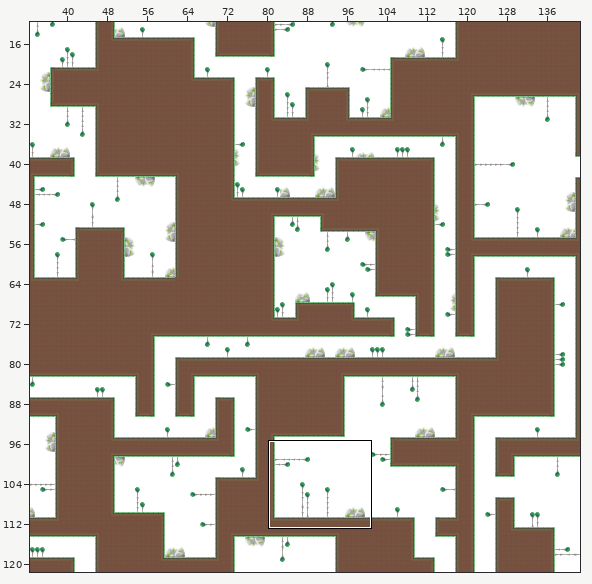
Level history. Tiled map (JSON): src/assets/map/map.json. Above, an overview of the earlier version with the close-up marked.
Close-up. The starting point:
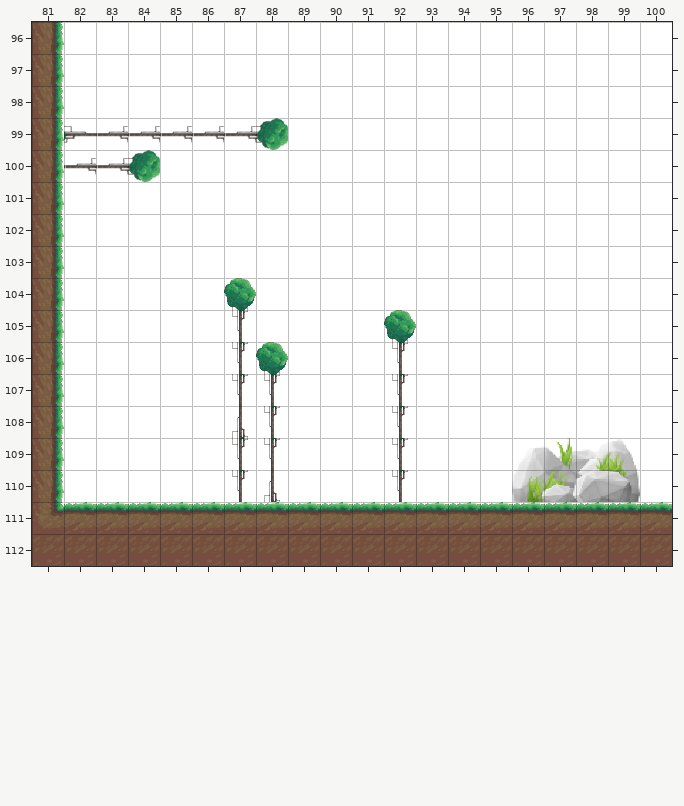
Cells are 45x45 px. Shown: x 81..100, y 96..112. The commit also changed other parts of the map, which this record leaves out.
Once edited:
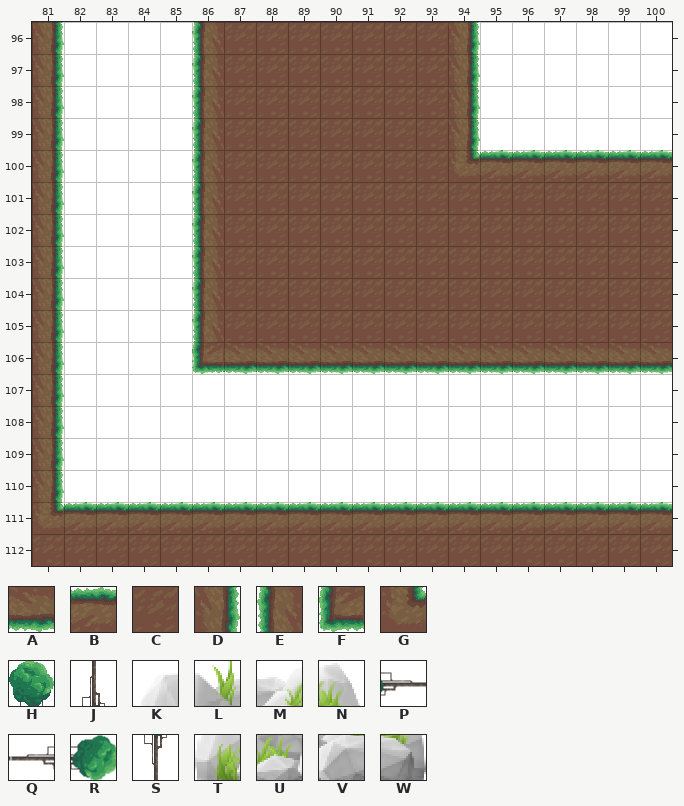
Key: from "tileset": A 0, B 1, C 2, D 3, E 4, F 8, G 9, H 13, J 14, K 19, L 20, M 21, N 22, P 28, Q 29, R 30, S 32, T 38, U 39, V 40, W 41.
_ is an empty cell, . an unchanged one.
What changed:
--- layer "Layer 1"
@@ x 82..100 @@
- 96 ...._________......
- 97 ...._________......
- 98 ...._________......
- 99 PQQQQQR______......
-100 QQR._______________
-101 ...._______________
-102 ...._______________
-103 ...._______________
-104 ...._H_____________
-105 ...._S____H________
-106 ...._SH___S________
-107 .....SS...S........
-108 .....JS...S........
-109 .....SS...S...KLMN.
-110 .....SJ...S...TUVW.
+ 96 ....ECCCCCCCD......
+ 97 ....ECCCCCCCD......
+ 98 ....ECCCCCCCD......
+ 99 ____ECCCCCCCD......
+100 ___.ECCCCCCCGBBBBBB
+101 ....ECCCCCCCCCCCCCC
+102 ....ECCCCCCCCCCCCCC
+103 ....ECCCCCCCCCCCCCC
+104 ....ECCCCCCCCCCCCCC
+105 ....ECCCCCCCCCCCCCC
+106 ....FAAAAAAAAAAAAAA
+107 .....__..._........
+108 .....__..._........
+109 .....__..._...____.
+110 .....__..._...____.
Where, in picture pixels (left, top, right, bottom), the same in both close-ups:
changed: (64, 22, 672, 502)
